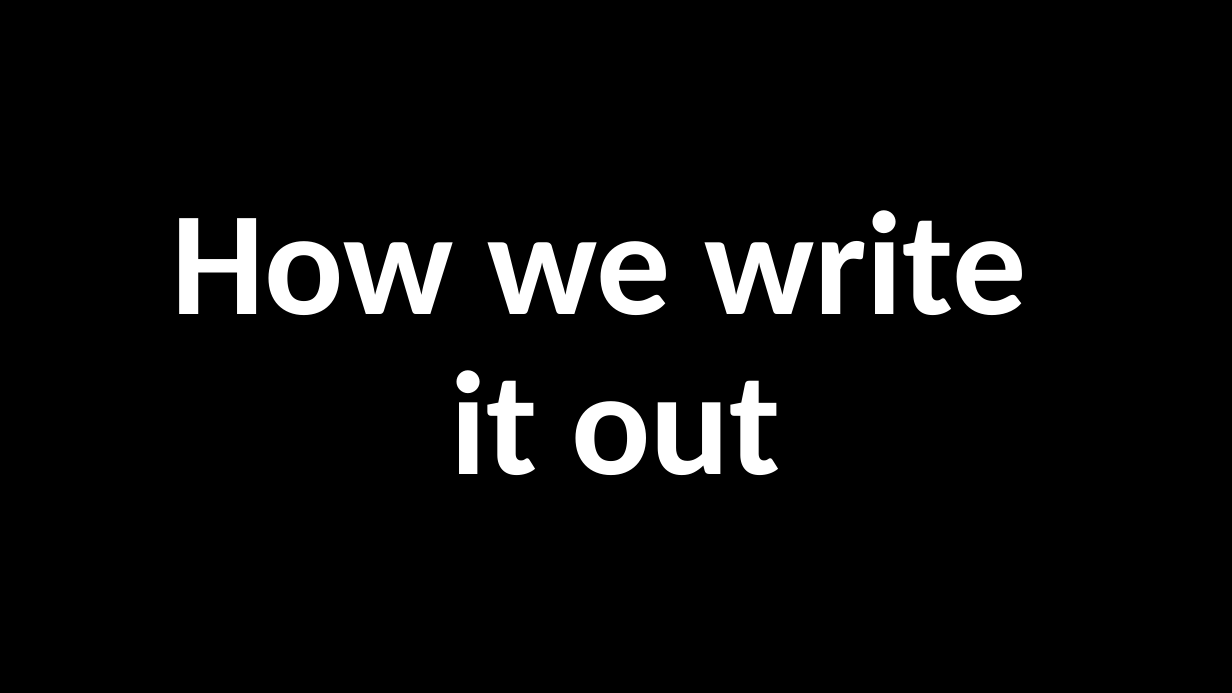
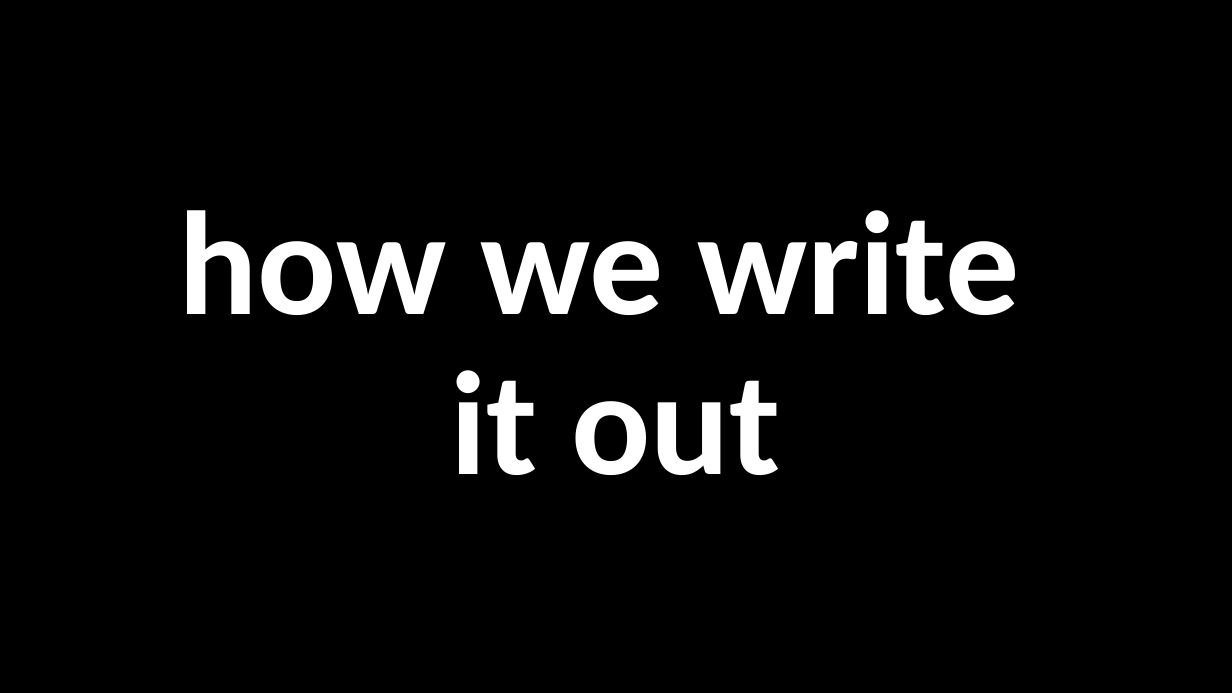
Before and after one commit to nicklalone/CIST_2500, a slide deck: slide 7 of ppts/Week 07 - Tuesday.pptx. Drawn at 1232x693 pixels with LibreOffice and Linux fonts; fonts in the diff are those of the drawing. Boxes give left, top, right and bottom in pixels: in the first picture for what was removed or moved away, otherwise in the second. Text is boxed around its words. In the diff, an @@ line names an element or a change of style, - is before the commit and + after.

```diff
--- a/ppts/Week 07 - Tuesday.pptx
+++ b/ppts/Week 07 - Tuesday.pptx
@@ title at (x1=178, y1=210, x2=1020, y2=475): text changed @@
-How we write
-it out
+how we write
+it out
```
Also in this commit, not shown: 9 other slides changed, 1 other file.
